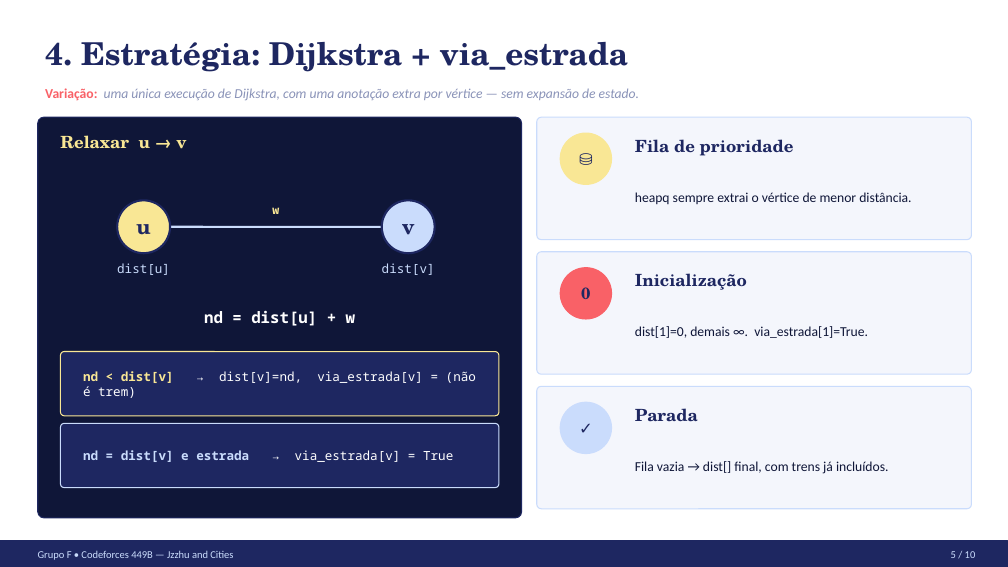
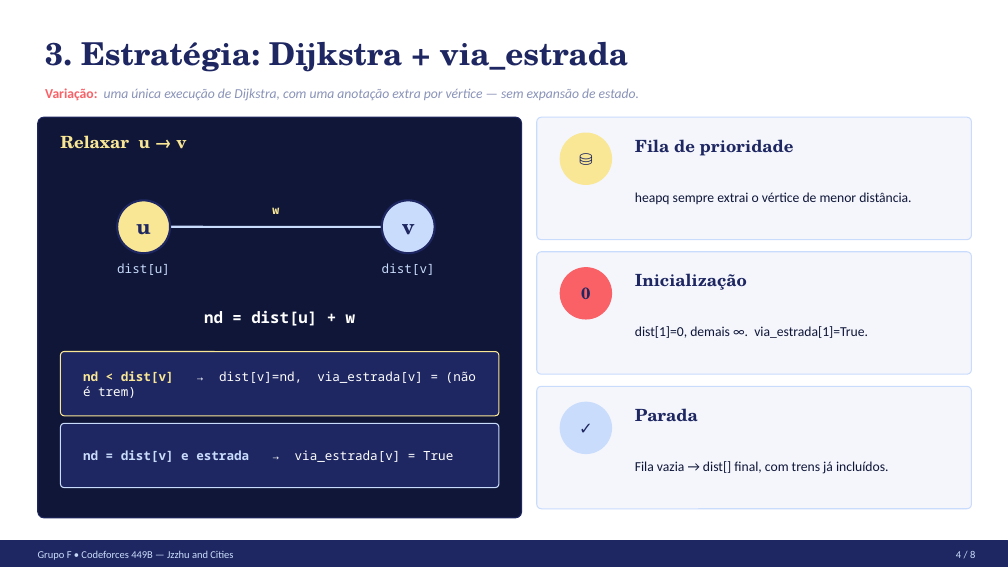
Before and after one commit to dav1britoo/T2, a slide deck: slide 4 of apresentacao/apresentacao.pptx (slide 5 before the commit). Drawn at 1008x567 pixels with LibreOffice and Linux fonts; fonts in the diff are those of the drawing. Boxes give left, top, right and bottom in pixels: in the first picture for what was removed or moved away, otherwise in the second. Text is boxed around its words. In the diff, an @@ line names an element or a change of style, - is before the commit and + after.

```diff
--- a/apresentacao/apresentacao.pptx
+++ b/apresentacao/apresentacao.pptx
@@ text at <box>45,42,629,72</box>: text changed @@
-4. Estratégia: Dijkstra + via_estrada
+3. Estratégia: Dijkstra + via_estrada
@@ text at <box>956,551,975,558</box>: text changed @@
-5 / 10
+4 / 8
```
Also in this commit, not shown: 5 other slides changed, 2 slides removed, 2 other files.
